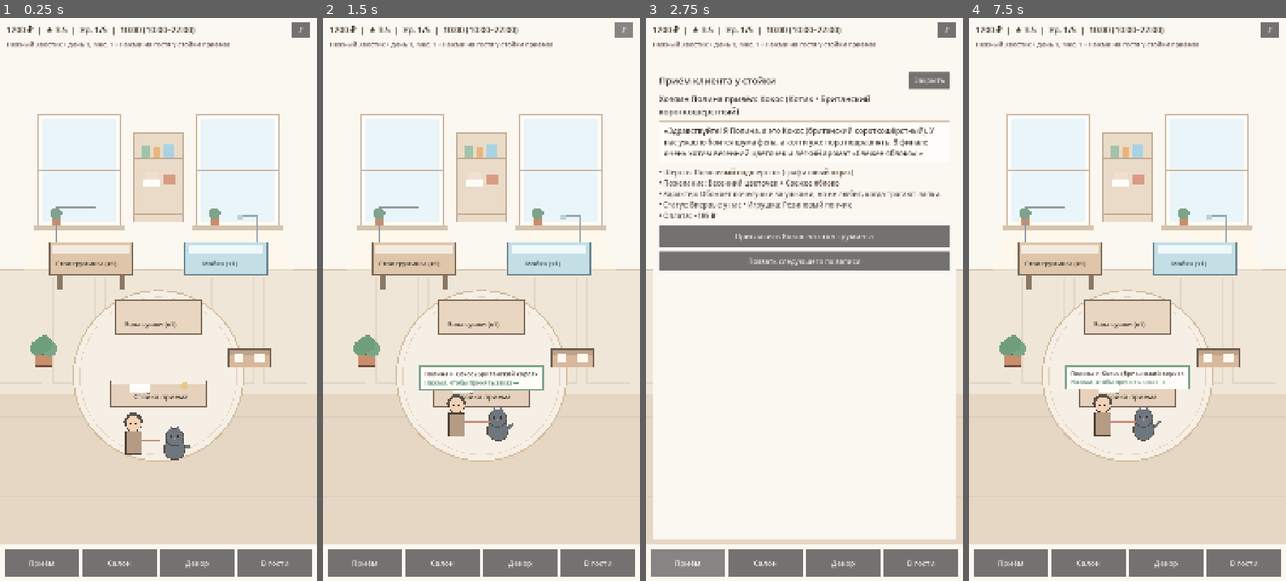
Above: before the commit, frames 1-4 (left to right).
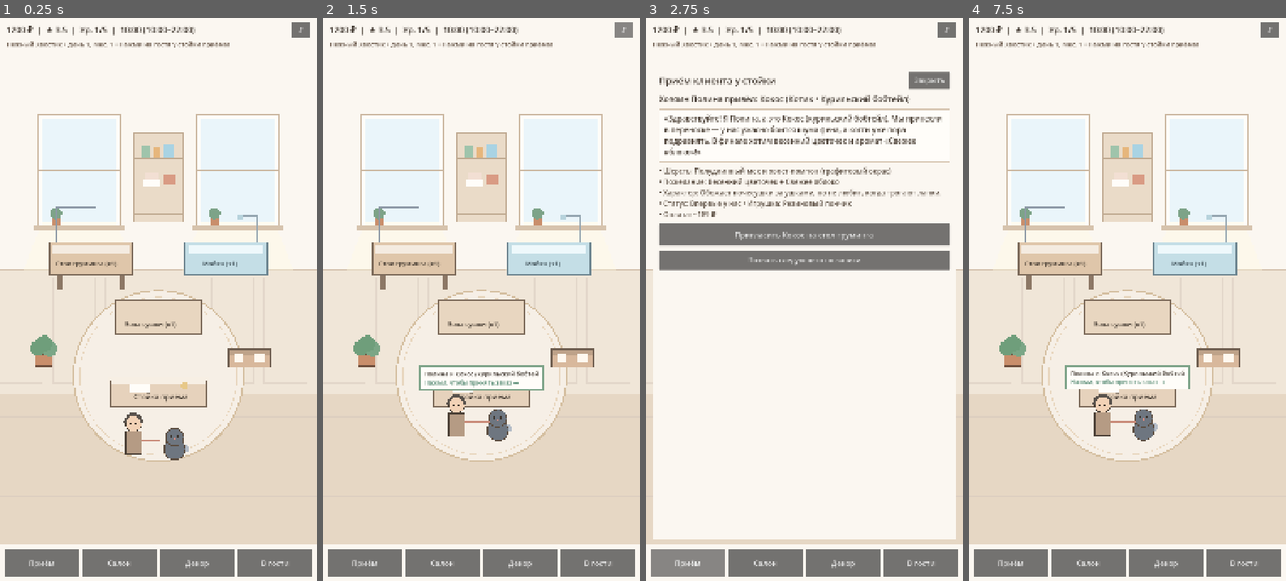
Above: after the commit, the same moments.

Repository: Div1kik/GroomingSalon
Game: Godot game, scene res://scenes/main.tscn
Two runs of this game, one before a commit and one after it. Both use one fixed random seed, a clock stepped at 60 frames per second and the inputs below.
Inputs:
- Up to frame 1 (0.25 s): no input
- Up to frame 2 (1.5 s): click "♪" at 0.5 s; click "×" at 1.25 s
- Up to frame 3 (2.75 s): click "Приём" at 2 s
- Up to frame 4 (7.5 s): click "Салон" at 2.75 s; click "Декор" at 3.5 s; click "В гости" at 4.25 s; click "Домой" at 5 s; click "♪" at 5.75 s; click "×" at 6.5 s; click "Домой" at 7.25 s

The runs differ from the first frame. In frame 1, less than 0.1% of the frame differs, in the area x 53-60%, y 72-78%; in frame 2, 0.1%; in frame 3, 7.0%, in the area x 4-96%, y 13-45%; in frame 4, 0.1%.

Commit message:
Refactor game state variables and improve code clarity

Diff:
--- a/scripts/game_state.gd
+++ b/scripts/game_state.gd
@@ -6,8 +6,8 @@
 signal guest_visited_changed(is_visiting: bool, salon_name: String)
 
 var money: int = 1200
-var reputation: float = 3.5 # 1.0 .. 10.0
-var salon_level: int = 1 # 1 .. 5
+var reputation: float = 3.5
+var salon_level: int = 1
 var salon_name: String = "Нежный Хвостик"
 
 var game_minute: int = 10 * 60
@@ -19,7 +19,7 @@
 var wash_stations: int = 1
 var dry_stations: int = 1
 var has_drying_cabinet: bool = false
-var equipment_tier: int = 1 # 1 .. 4
+var equipment_tier: int = 1
 
 var tool_upgrades: Dictionary = {
 	"quiet_dryer": false,
@@ -96,17 +96,17 @@
 ]
 
 const BREED_POOL: Array[Dictionary] = [
-	{"species": "Котик", "breed": "Персидский", "visual_type": "persian", "coat": "Длинная шёлковая шерсть", "coat_type": "long", "sprite_path": "res://assets/pets/persian.png"},
-	{"species": "Котик", "breed": "Мейн-кун", "visual_type": "persian", "coat": "Густой воротник и кисточки", "coat_type": "long", "sprite_path": "res://assets/pets/mainecoon.png"},
-	{"species": "Котик", "breed": "Британский короткошёрстный", "visual_type": "british", "coat": "Плюшевый подшёрсток", "coat_type": "short", "sprite_path": "res://assets/pets/british.png"},
-	{"species": "Котик", "breed": "Шотландский вислоухий", "visual_type": "lop_cat", "coat": "Мягкая плюшевая шубка", "coat_type": "short", "sprite_path": "res://assets/pets/scottish.png"},
-	{"species": "Котик", "breed": "Сибирский", "visual_type": "persian", "coat": "Пышная тёплая шерсть", "coat_type": "long", "sprite_path": "res://assets/pets/siberian.png"},
-	{"species": "Пёсик", "breed": "Вельш-корги", "visual_type": "corgi", "coat": "Густой плотный подшёрсток", "coat_type": "dense", "sprite_path": "res://assets/pets/corgi.png"},
-	{"species": "Пёсик", "breed": "Той-пудель", "visual_type": "poodle", "coat": "Кудрявая мягкая шерсть", "coat_type": "curly", "sprite_path": "res://assets/pets/poodle.png"},
-	{"species": "Пёсик", "breed": "Померанский шпиц", "visual_type": "spitz", "coat": "Воздушная пушистая шубка", "coat_type": "long", "sprite_path": "res://assets/pets/spitz.png"},
-	{"species": "Пёсик", "breed": "Самоед", "visual_type": "spitz", "coat": "Белоснежное облако шерсти", "coat_type": "long", "sprite_path": "res://assets/pets/samoyed.png"},
-	{"species": "Пёсик", "breed": "Такса", "visual_type": "dachshund", "coat": "Гладкая блестящая шерсть", "coat_type": "short", "sprite_path": "res://assets/pets/dachshund.png"},
-	{"species": "Пёсик", "breed": "Бигль", "visual_type": "dachshund", "coat": "Плотная короткая шерсть", "coat_type": "short", "sprite_path": "res://assets/pets/beagle.png"}
+	{"species": "Котик", "breed": "Персидский", "visual_type": "persian", "size_scale": 0.96, "uses_carrier": true, "coat": "Длинная шёлковая шерсть", "coat_type": "long", "sprite_path": "res://assets/pets/persian.png"},
+	{"species": "Котик", "breed": "Мейн-кун", "visual_type": "mainecoon", "size_scale": 1.18, "uses_carrier": true, "coat": "Густая грива и рысьи кисточки", "coat_type": "long", "sprite_path": "res://assets/pets/mainecoon.png"},
+	{"species": "Котик", "breed": "Курильский бобтейл", "visual_type": "bobtail", "size_scale": 0.95, "uses_carrier": true, "coat": "Полудлинный мех и хвост-помпон", "coat_type": "short", "sprite_path": "res://assets/pets/bobtail.png"},
+	{"species": "Котик", "breed": "Британский короткошёрстный", "visual_type": "british", "size_scale": 1.0, "uses_carrier": true, "coat": "Плюшевый подшёрсток", "coat_type": "short", "sprite_path": "res://assets/pets/british.png"},
+	{"species": "Котик", "breed": "Шотландский вислоухий", "visual_type": "lop_cat", "size_scale": 0.92, "uses_carrier": true, "coat": "Мягкая плюшевая шубка", "coat_type": "short", "sprite_path": "res://assets/pets/scottish.png"},
+	{"species": "Пёсик", "breed": "Вельш-корги", "visual_type": "corgi", "size_scale": 1.04, "uses_carrier": false, "coat": "Густой плотный подшёрсток", "coat_type": "dense", "sprite_path": "res://assets/pets/corgi.png"},
+	{"species": "Пёсик", "breed": "Той-пудель", "visual_type": "poodle", "size_scale": 0.84, "uses_carrier": true, "coat": "Кудрявая мягкая шерсть", "coat_type": "curly", "sprite_path": "res://assets/pets/poodle.png"},
+	{"species": "Пёсик", "breed": "Померанский шпиц", "visual_type": "spitz", "size_scale": 0.85, "uses_carrier": true, "coat": "Воздушная пушистая шубка", "coat_type": "long", "sprite_path": "res://assets/pets/spitz.png"},
+	{"species": "Пёсик", "breed": "Самоед", "visual_type": "samoyed", "size_scale": 1.24, "uses_carrier": false, "coat": "Белоснежное облако шерсти", "coat_type": "long", "sprite_path": "res://assets/pets/samoyed.png"},
+	{"species": "Пёсик", "breed": "Такса", "visual_type": "dachshund", "size_scale": 0.96, "uses_carrier": true, "coat": "Гладкая блестящая шерсть", "coat_type": "short", "sprite_path": "res://assets/pets/dachshund.png"},
+	{"species": "Пёсик", "breed": "Бигль", "visual_type": "beagle", "size_scale": 1.02, "uses_carrier": false, "coat": "Плотная короткая шерсть", "coat_type": "short", "sprite_path": "res://assets/pets/beagle.png"}
 ]
 
 const CAT_NAMES: Array[String] = [
@@ -239,8 +239,10 @@
 	var owner_name: String = OWNER_NAMES[randi() % OWNER_NAMES.size()]
 
 	var pal: Dictionary = COAT_PALETTES[randi() % COAT_PALETTES.size()]
-	if str(breed_info["breed"]) == "Самоед":
+	if str(breed_info["visual_type"]) == "samoyed":
 		pal = COAT_PALETTES[4]
+	elif str(breed_info["visual_type"]) == "corgi":
+		pal = COAT_PALETTES[0]
 
 	var temp: Dictionary = TEMPERAMENTS[randi() % TEMPERAMENTS.size()]
 	var acc_pref: Dictionary = ACCESSORY_PREFS[randi() % ACCESSORY_PREFS.size()]
@@ -253,10 +255,12 @@
 	var uid: String = "%s_%s_%s" % [breed_info["visual_type"], pet_name, owner_name]
 	var mem: Dictionary = pet_memory.get(uid, {"trust": 0.0, "visits": 0, "banished": false})
 
-	var replica: String = "«Здравствуйте! Я %s, а это %s (%s). У нас %s. В финале очень хотим %s и лёгкий аромат «%s»!»" % [
+	var arrive_note := "Мы принесли в переноске" if bool(breed_info.get("uses_carrier", false)) else "Мы пришли на поводке"
+	var replica: String = "«Здравствуйте! Я %s, а это %s (%s). %s — у нас %s. В финале хотим %s и аромат «%s»!»" % [
 		owner_name,
 		pet_name,
 		str(breed_info["breed"]).to_lower(),
+		arrive_note,
 		str(temp["problem"]),
 		str(acc_pref["label"]).to_lower(),
 		str(scent_pref["label"])
@@ -265,6 +269,8 @@
 	return {
 		"id": uid,
 		"visual_type": breed_info["visual_type"],
+		"size_scale": breed_info.get("size_scale", 1.0),
+		"uses_carrier": breed_info.get("uses_carrier", false),
 		"sprite_path": breed_info["sprite_path"],
 		"name": pet_name,
 		"owner_name": owner_name,
